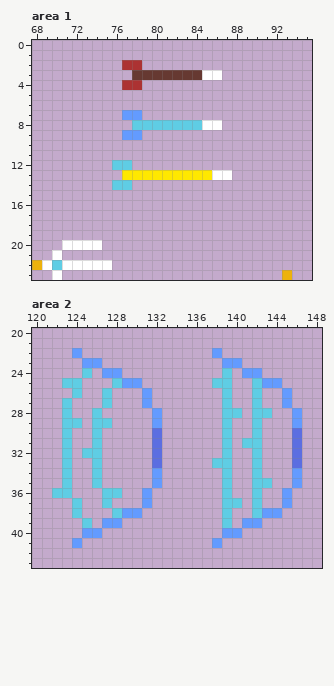
Two versions of one pixel-art file, wcale-nie-noita/test2.aseprite. That is the earlier state.
400x200 pixels, 1 frame. Colours within 5 levels of each other are drawn and written as one. Shown: area 1: x 68..95, y 0..23; area 2: x 120..148, y 20..43.
After the commit:
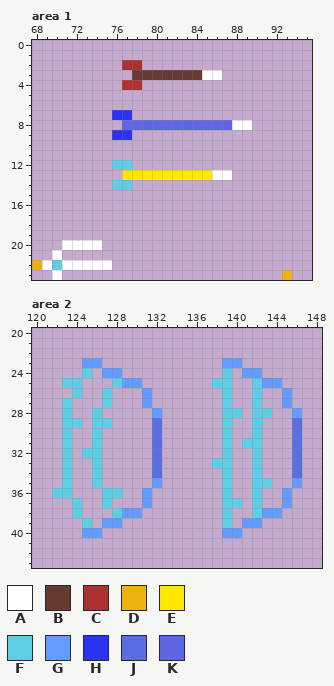
Palette (. is transparent): A #ffffff  B #663931  C #ac3232  D #edb20c  E #ffe800  F #5fcde4  G #639bff  H #2a34f0  J #5b6ee1  K #5f66e4
From old to new:
Area 1:
The author put colour A in row 8 at x 88 to 89.
The author put colour H in row 7 at x 76; in row 9 at x 76.
Colour G becomes colour H in row 7 at x 77; in row 9 at x 77.
The author put colour K in row 8 at x 77 and 87.
Colour A becomes colour K in row 8 at x 85 to 86.
Colour F becomes colour K in row 8 at x 78 to 84.
Colour G is gone in row 7 at x 78; in row 9 at x 78.
Area 2:
Colour G becomes colour J in row 29 at x 132 and 146; in row 34 at x 132 and 146.
Colour G is gone in row 22 at x 124 and 138; in row 41 at x 124 and 138.
